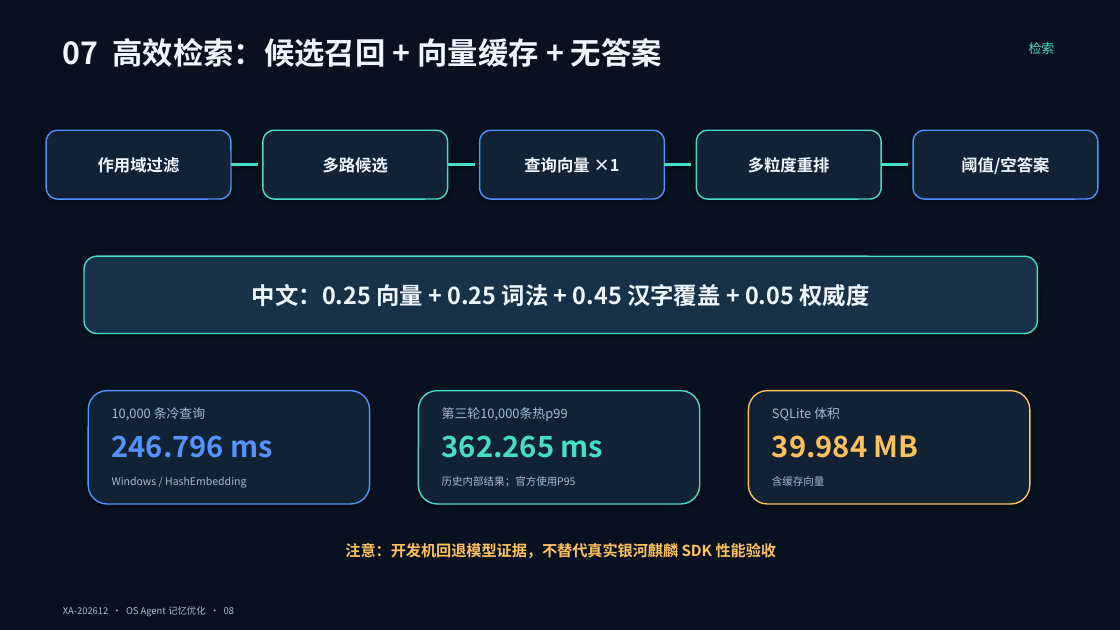
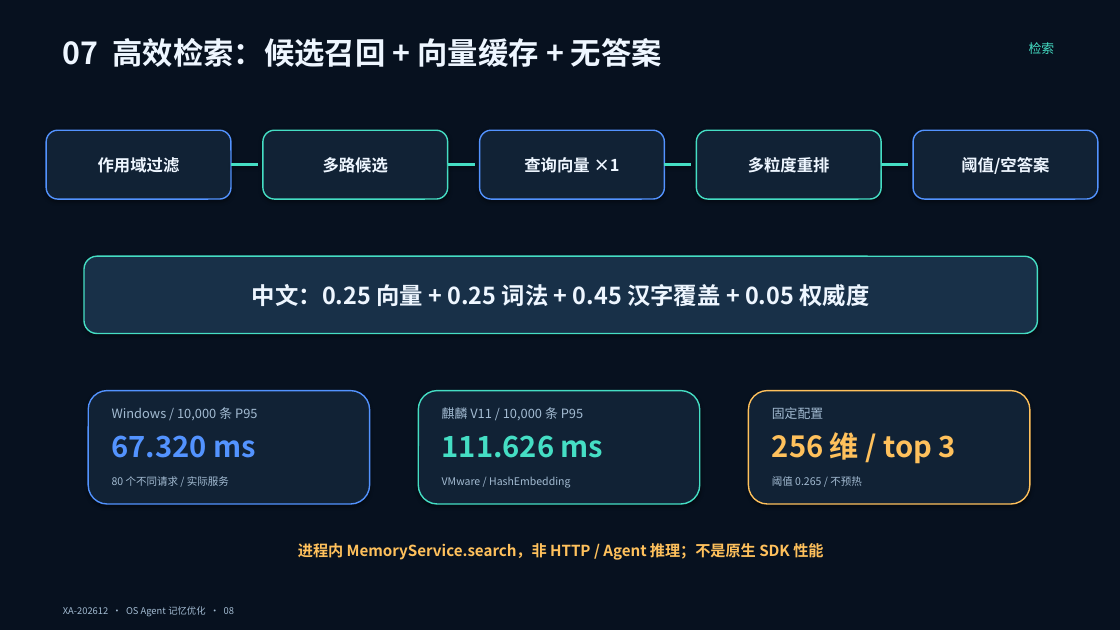
Before and after one commit to chanehwibo/tiaobei, a slide deck: slide 8 of deliverables/ppt/OS_Agent_记忆优化_答辩稿.pptx. Drawn at 1120x630 pixels with LibreOffice and Linux fonts; fonts in the diff are those of the drawing. Boxes give left, top, right and bottom in pixels: in the first picture for what was removed or moved away, otherwise in the second. Text is boxed around its words. In the diff, an @@ line names an element or a change of style, - is before the commit and + after.

```diff
--- a/deliverables/ppt/OS_Agent_记忆优化_答辩稿.pptx
+++ b/deliverables/ppt/OS_Agent_记忆优化_答辩稿.pptx
@@ text at [112,407,257,420]: text changed @@
-10,000 条冷查询
+Windows / 10,000 条 P95
@@ text at [442,407,583,420]: text changed @@
-第三轮10,000条热p99
+麒麟 V11 / 10,000 条 P95
@@ text at [772,407,823,419]: text changed @@
-SQLite 体积
+固定配置
@@ text at [112,435,257,458]: text changed @@
-246.796 ms
+67.320 ms
@@ text at [442,435,604,458]: text changed @@
-362.265 ms
+111.626 ms
@@ text at [772,432,956,464]: text changed @@
-39.984 MB
+256 维 / top 3
@@ text at [112,476,229,486]: text changed @@
-Windows / HashEmbedding
+80 个不同请求 / 实际服务
@@ text at [442,477,570,488]: text changed @@
-历史内部结果；官方使用P95
+VMware / HashEmbedding
@@ text at [772,476,862,486]: text changed @@
-含缓存向量
+阈值 0.265 / 不预热
@@ text at [298,541,823,561]: text changed @@
-注意：开发机回退模型证据，不替代真实银河麒麟 SDK 性能验收
+进程内 MemoryService.search，非 HTTP / Agent 推理；不是原生 SDK 性能
```
Also in this commit, not shown: 6 other slides changed, 32 other files.
